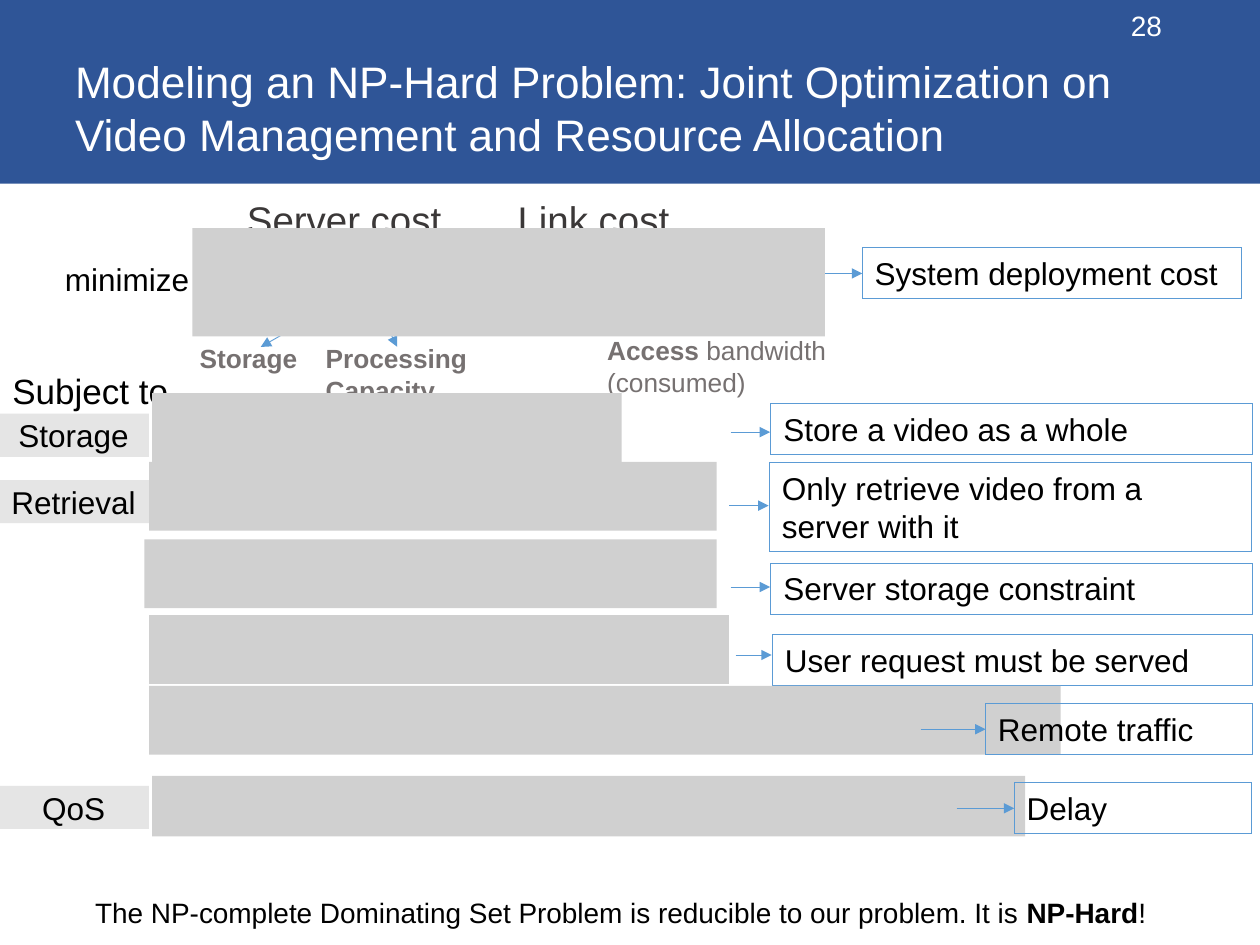
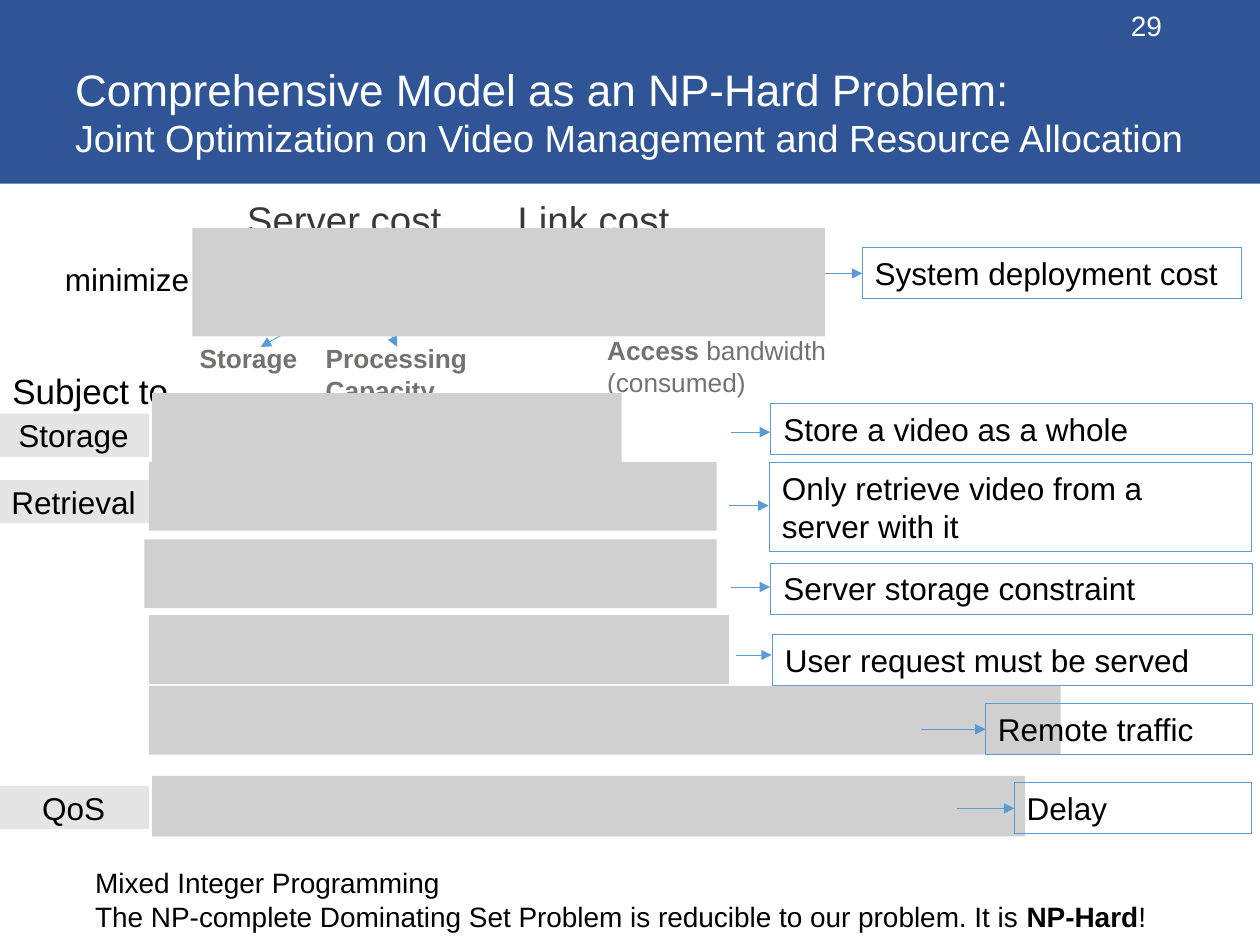
Before and after one commit to changzhangyu/changzhangyu.github.io, a slide deck: slide 29 of files/thesis/thesis.pptx (slide 28 before the commit). Drawn at 1260x945 pixels with LibreOffice and Linux fonts; fonts in the diff are those of the drawing; grey boxes stand for pictures. Boxes give left, top, right and bottom in pixels: in the first picture for what was removed or moved away, otherwise in the second. Text is boxed around its words. In the diff, an @@ line names an element or a change of style, - is before the commit and + after.

```diff
--- a/files/thesis/thesis.pptx
+++ b/files/thesis/thesis.pptx
@@ page number at [1131,16,1162,37]: text changed @@
-28
+29
@@ title at [75,74,1183,159]: text changed; size 25.2 to 21.6 pt @@
-Modeling an NP-Hard Problem: Joint Optimization on
-Video Management and Resource Allocation
+Comprehensive Model as an NP-Hard Problem:
+Joint Optimization on Video Management and Resource Allocation
@@ text "Mixed Integer Programming": place and size @@
-text "Mixed Integer Programming" at [95,902,1146,928]
+text "Mixed Integer Programming" at [95,872,1146,932]
@@ text at [95,872,440,898]: paragraph added @@
+Mixed Integer Programming
```
Also in this commit, not shown: 29 other slides changed, 7 slides added, 1 slide removed, 1 other file.
